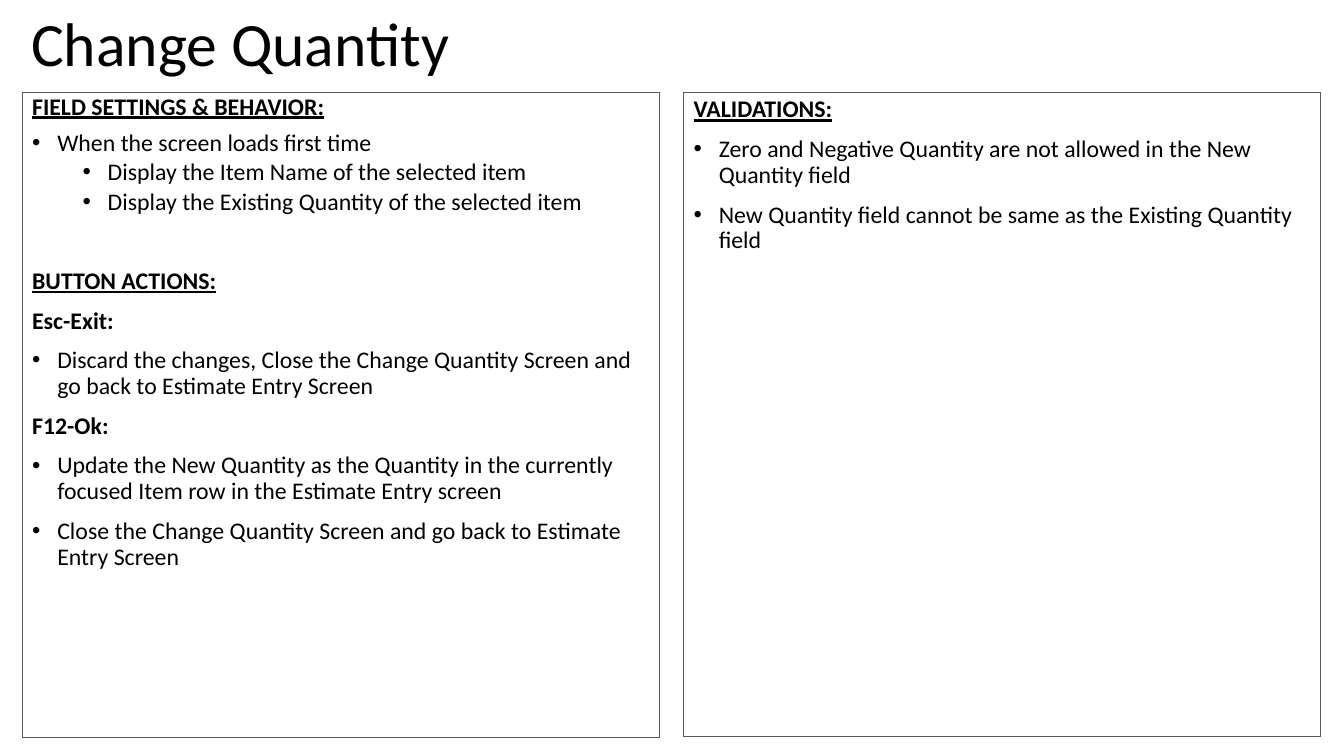
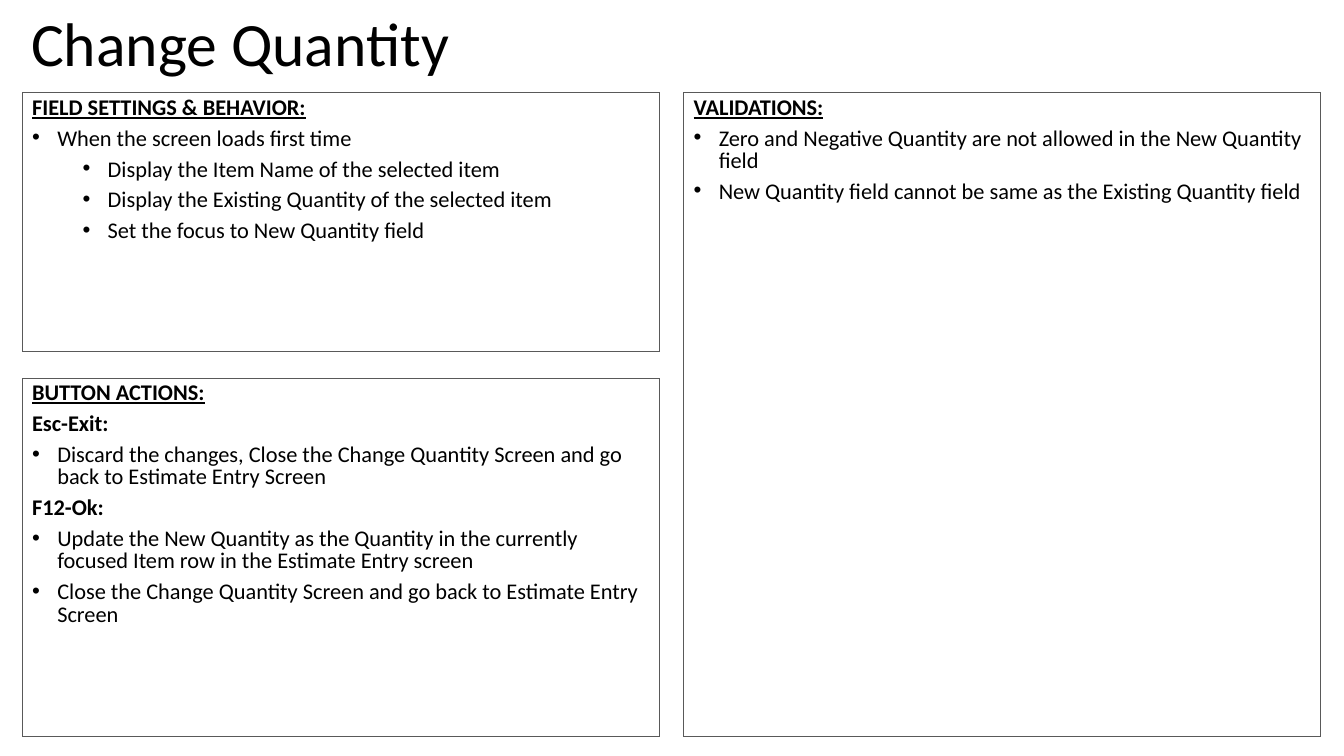
Before and after one commit to valignit/Documents, a slide deck: slide 15 of brief-specs.pptx. Drawn at 1344x756 pixels with LibreOffice and Linux fonts; fonts in the diff are those of the drawing. Boxes give left, top, right and bottom in pixels: in the first picture for what was removed or moved away, otherwise in the second. Text is boxed around its words. In the diff, an @@ line names an element or a change of style, - is before the commit and + after.

```diff
--- a/brief-specs.pptx
+++ b/brief-specs.pptx
@@ rectangle "FIELD SETTINGS & BEHAVIOR:" resized from (x1=22, y1=93, x2=659, y2=737) to (x1=22, y1=93, x2=659, y2=352) @@
@@ text in rectangle at (x1=32, y1=100, x2=551, y2=211): size 17 to 16 pt in "FIELD SETTINGS & BEHAVIOR:", "When the screen loads first time", "Display the Item Name of the selected ...", "Display the Existing Quantity of the selected ..."; less space between paragraphs; more space between paragraphs @@
@@ rectangle "VALIDATIONS:" at (x1=684, y1=93, x2=1321, y2=737): size 17 to 16 pt; line spacing 0.9 to 16pt; less space between paragraphs @@
@@ text in rectangle at (x1=108, y1=222, x2=424, y2=242): text changed; size 17 to 16 pt @@
-BUTTON ACTIONS:
-Esc-Exit:
-• Discard the changes, Close the Change Quantity Screen and go back to Estimate Entry Screen
-F12-Ok:
-• Update the New Quantity as the Quantity in the currently focused Item row in the Estimate Entry screen
-• Close the Change Quantity Screen and go back to Estimate Entry Screen
+  • Set the focus to New Quantity field
@@ rectangle added at (x1=22, y1=378, x2=659, y2=737), outline #595959 0.75 pt, 16 pt, text #000000 @@
+BUTTON ACTIONS:
+Esc-Exit:
+• Discard the changes, Close the Change Quantity Screen and go back to Estimate Entry Screen
+F12-Ok:
+• Update the New Quantity as the Quantity in the currently focused Item row in the Estimate Entry screen
+• Close the Change Quantity Screen and go back to Estimate Entry Screen
```
Also in this commit, not shown: 34 other slides changed.
